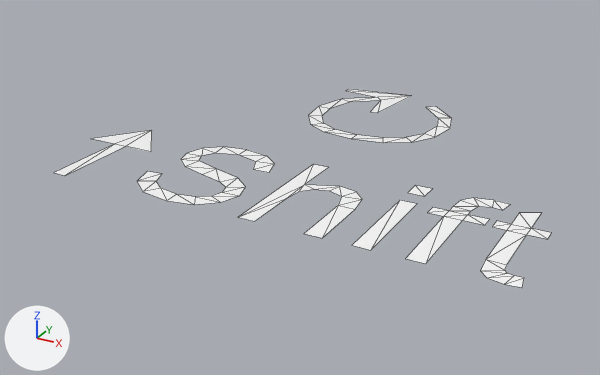
The FBX model Assets/SiberianJam/Assets/Meshes/Tips/SM_Shift.fbx: old version first, new version second.
The view is the same before and after, from a 50 mm lens placed at (1.31, -2.25, 1.16), pointed at (-0.12, 0.34, -0.14). The axes (+X, +Y, +Z) are drawn at lower left. The lights are the same throughout. The first picture is the older version. Mesh edges are drawn as thin lines. Where no turn or scale is listed for an object, it has been applied to the vertices.

Objects in the first picture: 'SM_Shift'.
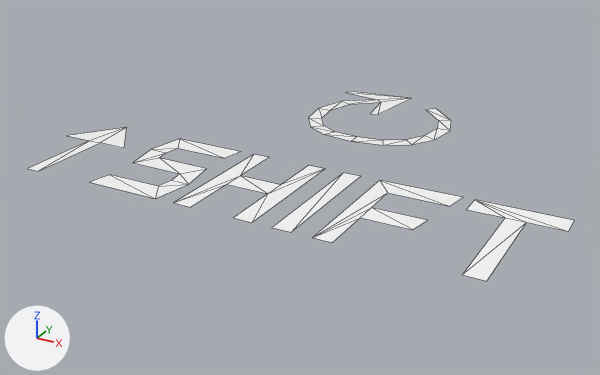
Patch to the scene script:
```diff
--- a/Assets/SiberianJam/Assets/Meshes/Tips/SM_Shift.fbx.py
+++ b/Assets/SiberianJam/Assets/Meshes/Tips/SM_Shift.fbx.py
@@ me_mesh @@
 # used by ob_sm_shift; location = (0.0, 0.37, 0.02)
-me_mesh.from_pydata(...)  # 137 vertices, 121 faces; spans x -0.9..0.9, y -0.65..0.81, z 0.0
+me_mesh.from_pydata(...)  # 88 vertices, 74 faces; spans x -1.03..0.93, y -0.28..1.18, z 0.01
+# me_mesh part 1: the loose piece of 7 vertices spanning x -0.9..-0.6, y -0.65..-0.12, z 0.0 is moved by (-0.13, 0.37, 0.01)
+# me_mesh part 2: the loose piece of 31 vertices spanning x -0.3..0.3, y 0.18..0.81, z 0.0 is moved by (0.0, 0.37, 0.01)
+# me_mesh part 3: a new loose piece of 16 vertices spanning x -0.63..-0.31, y -0.26..0.24, z 0.01, in mat_m_need_power (white #ffffff)
+# me_mesh part 4: 6 loose pieces with 99 vertices, spanning x -0.49..0.9, y -0.65..-0.12, z 0.0, are deleted
+# me_mesh part 5
+# 22 vertices are added at x -0.26..0.93, y -0.26..0.24, z 0.01
+# 7 new vertices lie (0.07, 0.0, 0.0) away from vertices in x -0.26..0.73, y -0.26..0.24, z 0.01
+# 5 new vertices lie (0.0, 0.09, 0.0) away from vertices in x -0.19..0.93, y -0.07..0.15, z 0.01
+# 26 new faces join them
 me_mesh.materials.append(mat_m_need_power)
@@ ob_sm_shift @@
 ob_sm_shift = bpy.data.objects.new('SM_Shift', me_mesh)
-ob_sm_shift.location = (0.0, 0.37, 0.02)
+ob_sm_shift.location = (0.0, 0.0, 0.0)
```

What differs and where, as boxes (x1, y1, x2, y2) in the pictures (600 x 375 px; the box of a moved part takes in the faces that stretch with it):
'SM_Shift', reshaped, moved (10% wider): before (54, 89, 551, 287); after (28, 91, 574, 281)
part 1 of me_mesh, moved or reshaped: before (54, 130, 152, 175); after (28, 127, 127, 171)
part 2 of me_mesh, moved or reshaped: before (309, 89, 452, 143); after (309, 91, 451, 145)
part 3 of me_mesh, added: after (91, 139, 241, 198)
part 4 of me_mesh, deleted: before (137, 147, 551, 287)
part 5 of me_mesh, added: after (174, 154, 574, 281)
